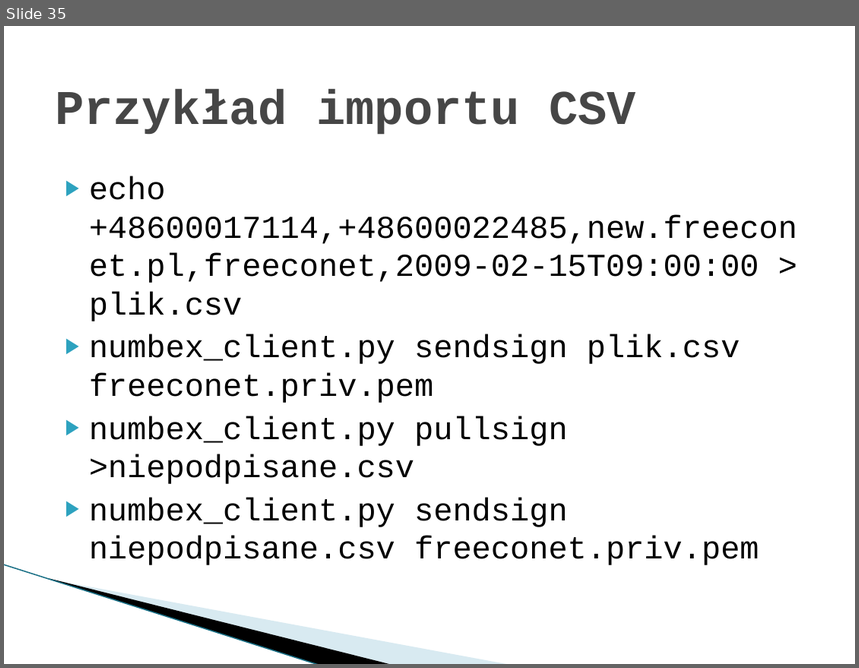
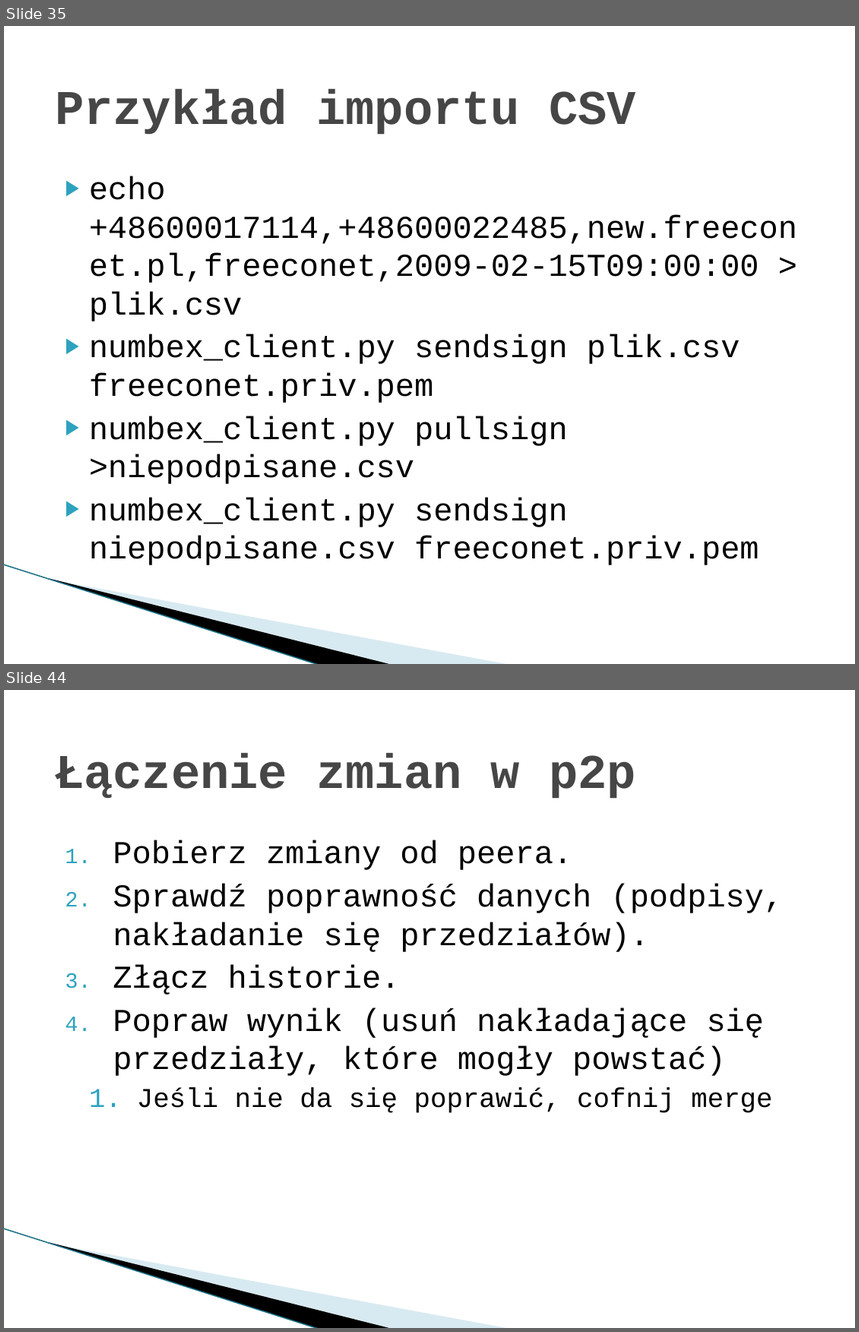
Before and after one commit to imbaczek/numbex, a slide deck: docs/NumbexFinalPresentation.pptx. Shown one above the other, each under a label of ours: slide 35 before the commit, slides 35 and 44 after it; the slides between them are not shown. The pictures are 859x668 and 859x1332 pixels, drawn with LibreOffice and Linux fonts; fonts in the diff are those of the drawing; background and template pictures are left out. Boxes give left, top, right and bottom in pixels: in the first picture for what was removed or moved away, otherwise in the second. Text is boxed around its words. In the diff, an @@ line names an element or a change of style, - is before the commit and + after.

```diff
--- a/docs/NumbexFinalPresentation.pptx
+++ b/docs/NumbexFinalPresentation.pptx
@@ slide 44 added at box(4, 690, 855, 1328), background #FFFFFF; not listed: 3 template elements that a slide beside it also shows @@
@@ title added at box(55, 753, 636, 799), 41 pt, text #464646, bold @@
+Łączenie zmian w p2p
@@ text added at box(113, 840, 784, 1113), 27 pt, text #000000 @@
+1. Pobierz zmiany od peera.
+2. Sprawdź poprawność danych (podpisy, nakładanie się przedziałów).
+3. Złącz historie.
+4. Popraw wynik (usuń nakładające się przedziały, które mogły powstać)
+  1. Jeśli nie da się poprawić, cofnij merge
```
Also in this commit, not shown: 1 slide changed, 12 other slides added.
